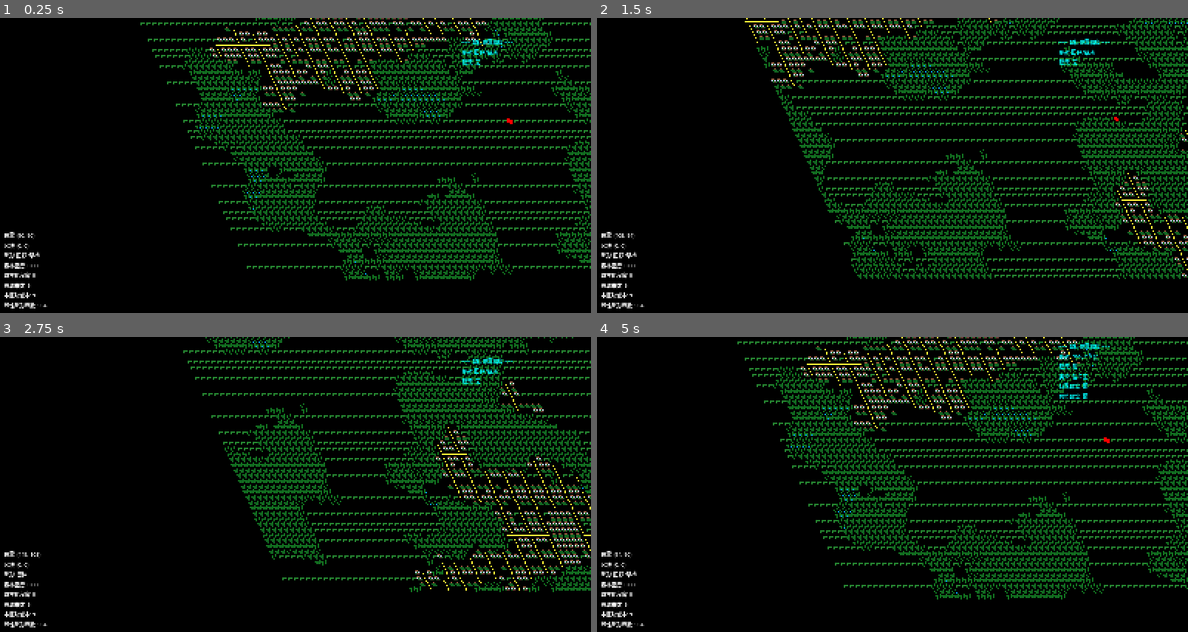
Above: before the commit, frames 1-4 (two rows, left to right).
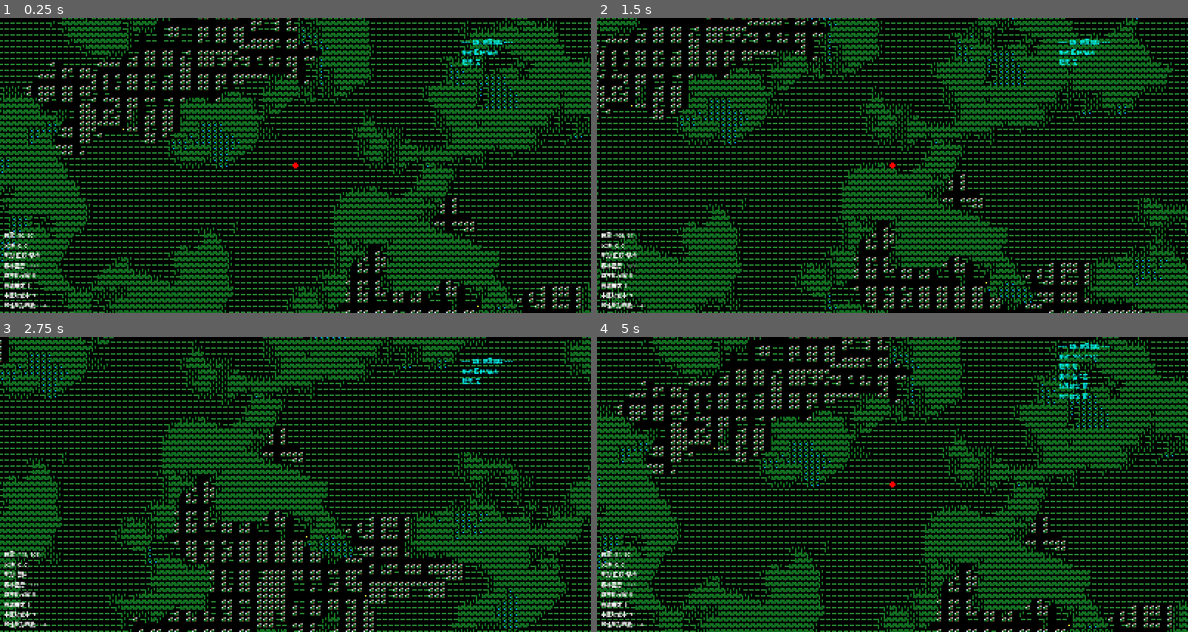
Above: after the commit, the same moments.

Repository: AliveGh0st/overmapchunkdemo
Game: Godot game, scene res://overmap_system.tscn
Two runs of this game, one before a commit and one after it. Both use one fixed random seed, a clock stepped at 60 frames per second and the inputs below.
Inputs (mouse positions are in pixels of both pictures, inside the frame that each line leads up to):
- Up to frame 1 (0.25 s): no input
- Up to frame 2 (1.5 s): tap Enter at 0.5 s; move the mouse to (1022, 150) at 0.52 s; hold Right (ui_right) 0.53-1.28 s; tap Tab at 0.6 s; click (1022, 150) at 0.67 s; move the mouse to (774, 180) at 1.27 s; hold Down (ui_down) from 1.28 s (still down); tap I at 1.35 s
- Up to frame 3 (2.75 s): move the mouse to (354, 419) at 2.02 s; release Down (ui_down) at 2.03 s; hold Right (ui_right) from 2.03 s (still down); tap Tab at 2.1 s
- Up to frame 4 (5 s): move the mouse to (862, 543) at 2.77 s; release Right (ui_right) at 2.78 s; hold Up (ui_up) 2.78-3.53 s; tap I at 2.85, 4.35 s; click (862, 543) at 2.92 s; move the mouse to (1069, 528) at 3.52 s; hold Left (ui_left) from 3.53 s (still down); tap Tab at 3.6 s; move the mouse to (715, 440) at 4.27 s

The runs differ from the first frame. In frame 1, 40% of the frame differs, in the area x 0-100%, y 0-100%; in frame 2, 39%; in frame 3, 38%; in frame 4, 40%.

Commit message:
删除OvermapRenderer节点的skew属性

Diff:
--- a/overmap_system.tscn
+++ b/overmap_system.tscn
@@ -22,7 +22,6 @@
 color = Color(0, 0, 0, 1)
 
 [node name="OvermapRenderer" type="Node2D" parent="."]
-skew = -0.411898
 script = ExtResource("1_renderer")
 
 [node name="Player" type="CharacterBody2D" parent="."]
